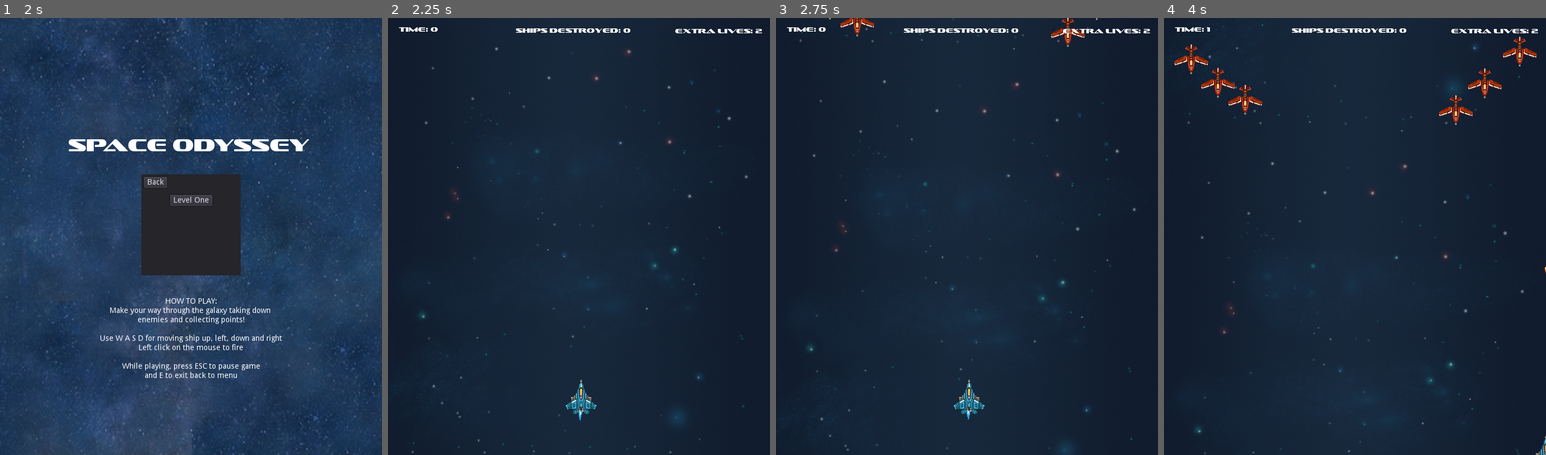
Above: before the commit, frames 1-4 (left to right).
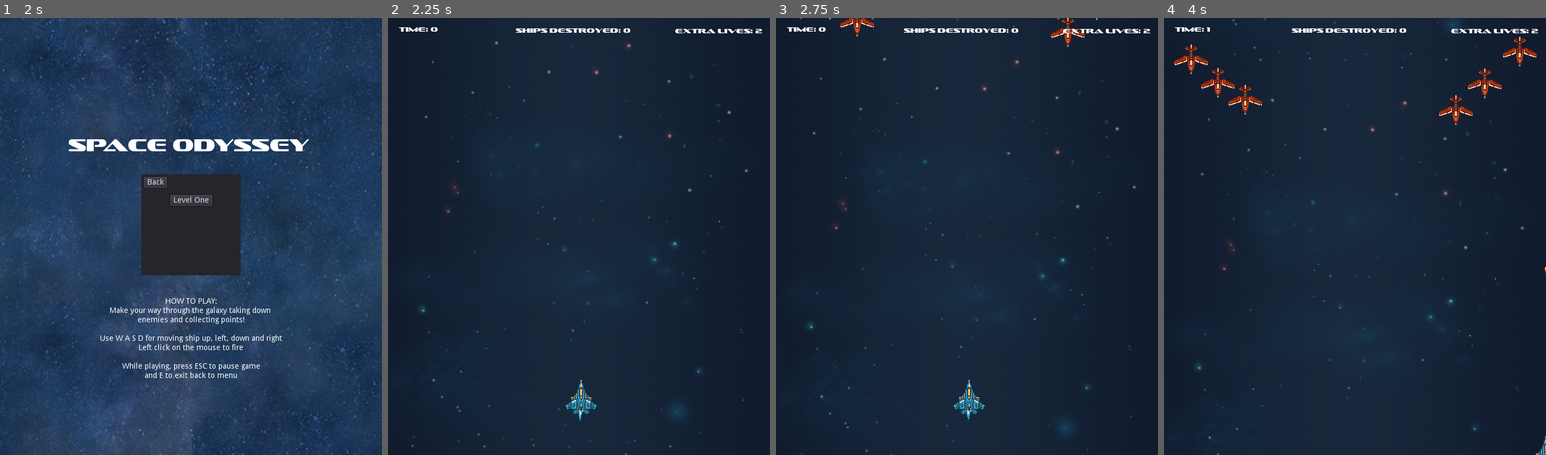
Above: after the commit, the same moments.

Repository: jdibble21/FP-Space-Odyssey
Game: Godot game, scene res://src/Menu.tscn
The game is run twice, just before and just after one commit, with the same random seed, the same clock (stepped at 60 frames per second) and the same inputs. Sound files missing from this copy of the repository are replaced by a short silence.
Inputs (mouse positions are in pixels of both pictures, inside the frame that each line leads up to):
- Up to frame 1 (2 s): click "PLAY!" at 0.5 s; click "PLAY!" at 1.25 s
- Up to frame 2 (2.25 s): click "Level One" at 2 s
- Up to frame 3 (2.75 s): no input
- Up to frame 4 (4 s): move the mouse to (1439, 214) at 2.77 s; press the mouse at (1439, 214) at 2.78 s; hold D (move_right) 2.78-3.53 s; move the mouse to (1278, 258) at 3.52 s; release the mouse at (1278, 258) at 3.53 s; hold S (move_down) from 3.53 s (still down); click (1278, 258) at 3.6 s

Frame 1 is identical in both runs. In frame 2, 0.5% of the frame differs, in the area x 6-95%, y 5-100%; in frame 3, 0.6%; in frame 4, 0.7%, in the area x 1-95%, y 0-100%.

Commit message:
Remove null signals

Diff:
--- a/project/src/LevelOne/LevelOne.gd
+++ b/project/src/LevelOne/LevelOne.gd
@@ -5,7 +5,7 @@
 # nor do I need to use, even though the signal itself is still used
 extends Node2D
 
-const SPEED := 2
+const SPEED := 1
 
 export (PackedScene) var _asteroid_one
 var _ships_destroyed := 0
@@ -20,8 +20,6 @@
 func _ready():
 # warning-ignore:return_value_discarded
 	$Player.connect("player_defeated",self,"_on_player_defeat")
-# warning-ignore:return_value_discarded
-	$Player.connect("enemy_destroyed",self,"_add_score")
 # warning-ignore:return_value_discarded
 	$Player.connect("cheats_enabled",self,"_activate_cheats")
 # warning-ignore:return_value_discarded
--- a/project/src/PowerUps/LifePowerUp.gd
+++ b/project/src/PowerUps/LifePowerUp.gd
@@ -14,7 +14,6 @@
 
 func _on_LifePowerUp_area_entered(area):
 	if area.is_in_group("player") and !_used:
-		print("picked up life!")
 		_used = true
 		$PickupSound.play()
 		$Sprite.hide()
--- a/project/src/PowerUps/PlasmaPowerup.gd
+++ b/project/src/PowerUps/PlasmaPowerup.gd
@@ -14,7 +14,6 @@
 
 func _on_Area2D_area_entered(area):
 	if area.is_in_group("player") and !_used:
-		print("picked up plasma!")
 		_used = true
 		$PickupSound.play()
 		$Sprite.hide()
--- a/project/src/Projectiles/PlayerStandardBullet.gd
+++ b/project/src/Projectiles/PlayerStandardBullet.gd
@@ -1,7 +1,5 @@
 # Controls regular player attack projectile movement and hit detection
 extends Area2D
-
-signal hit_enemy
 
 const SPEED := 650
 
--- a/project/src/StandardEnemies/StandardEnemyEasy.gd
+++ b/project/src/StandardEnemies/StandardEnemyEasy.gd
@@ -11,6 +11,7 @@
 export (PackedScene) var PlasmaAttackPowerup
 
 var _fire_delay := randi()%6+2
+var _disable_hitbox := false
 var _powerup_drop_chance := randi()%12+1
 var _powerup_released := false
 var _time_elapsed := 0.0
@@ -41,7 +42,8 @@
 
 
 func _on_HitBox_area_entered(area):
-	if area.is_in_group("player_bullet"):
+	if area.is_in_group("player_bullet") and !_disable_hitbox:
+		_disable_hitbox = true
 		$AnimatedSprite.play("destroyed")
 		$DestroyedSound.play()
 		$Muzzle/Sprite.hide()
